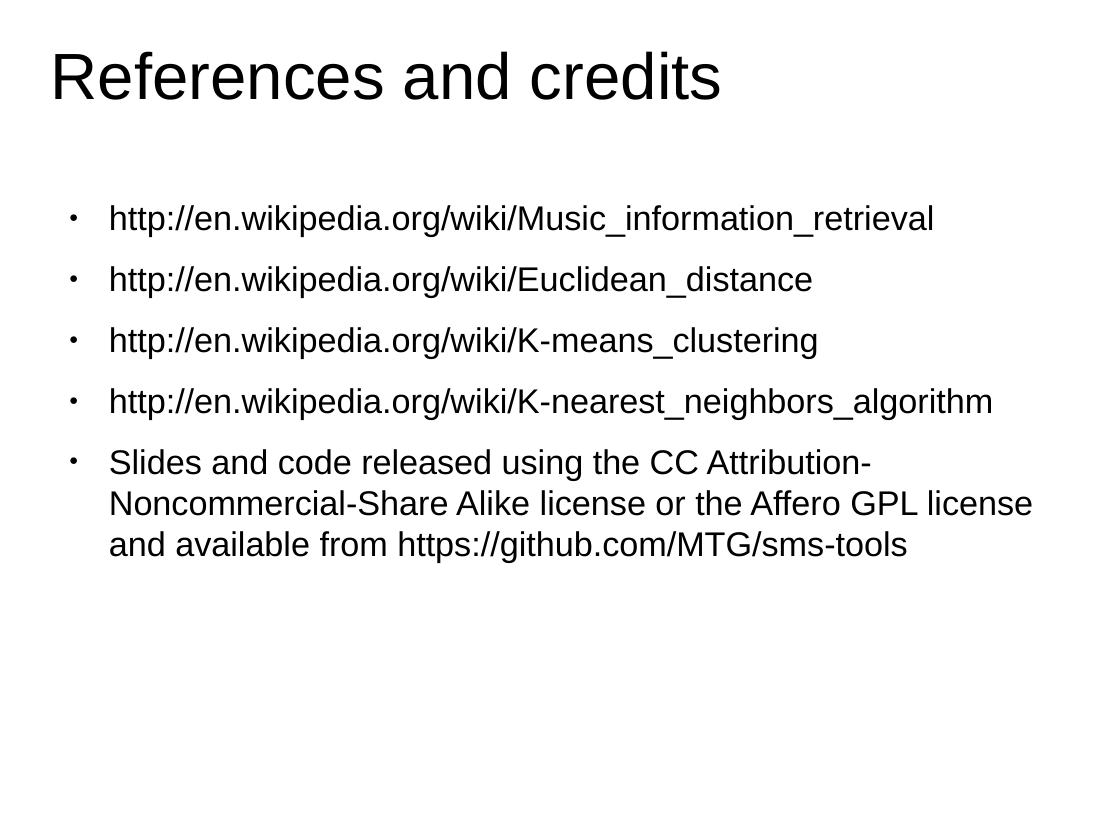
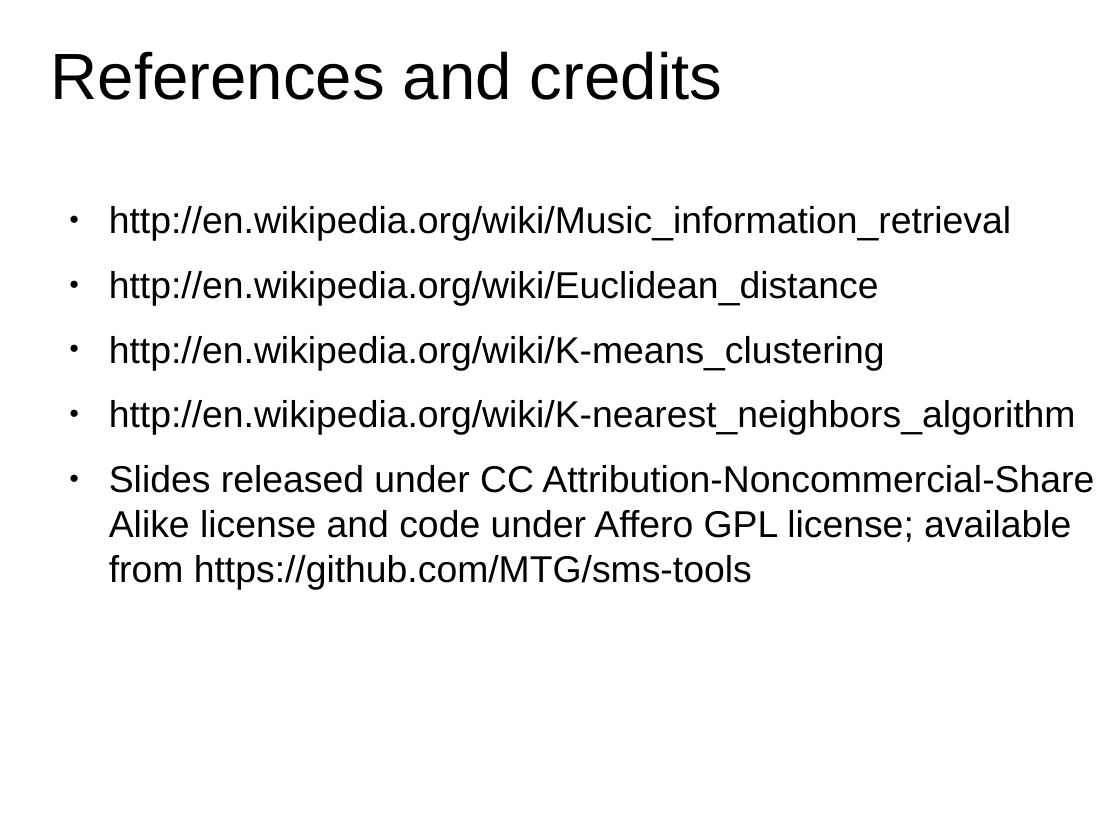
Before and after one commit to MTG/sms-tools, a slide deck: slide 12 of lectures/09-Sound-description/9T2-Sound-music-description.odp. Drawn at 1120x840 pixels with LibreOffice and Linux fonts; fonts in the diff are those of the drawing. Boxes give left, top, right and bottom in pixels: in the first picture for what was removed or moved away, otherwise in the second. Text is boxed around its words. In the diff, an @@ line names an element or a change of style, - is before the commit and + after.

Commit message:
small changes to slides
formatting changed and some text changes

```diff
--- a/lectures/09-Sound-description/9T2-Sound-music-description.odp
+++ b/lectures/09-Sound-description/9T2-Sound-music-description.odp
@@ text at (109, 206, 1076, 435): size 22 to 24 pt in "http://en.wikipedia.org/wiki/Music_information_retrieval", "http://en.wikipedia.org/wiki/Euclidean_distance", "http://en.wikipedia.org/wiki/K-means_clustering", "http://en.wikipedia.org/wiki/K-nearest_neighbors_algorithm" @@
@@ text at (109, 465, 1094, 589): text changed; size 22 to 24 pt @@
-● Slides and code released using the CC Attribution-Noncommercial-Share Alike license or the Affero GPL license and available from https://github.com/MTG/sms-tools
+● Slides released under CC Attribution-Noncommercial-Share Alike license and code under Affero GPL license; available from https://github.com/MTG/sms-tools
```
Also in this commit, not shown: 2 other slides changed, 16 other files.
